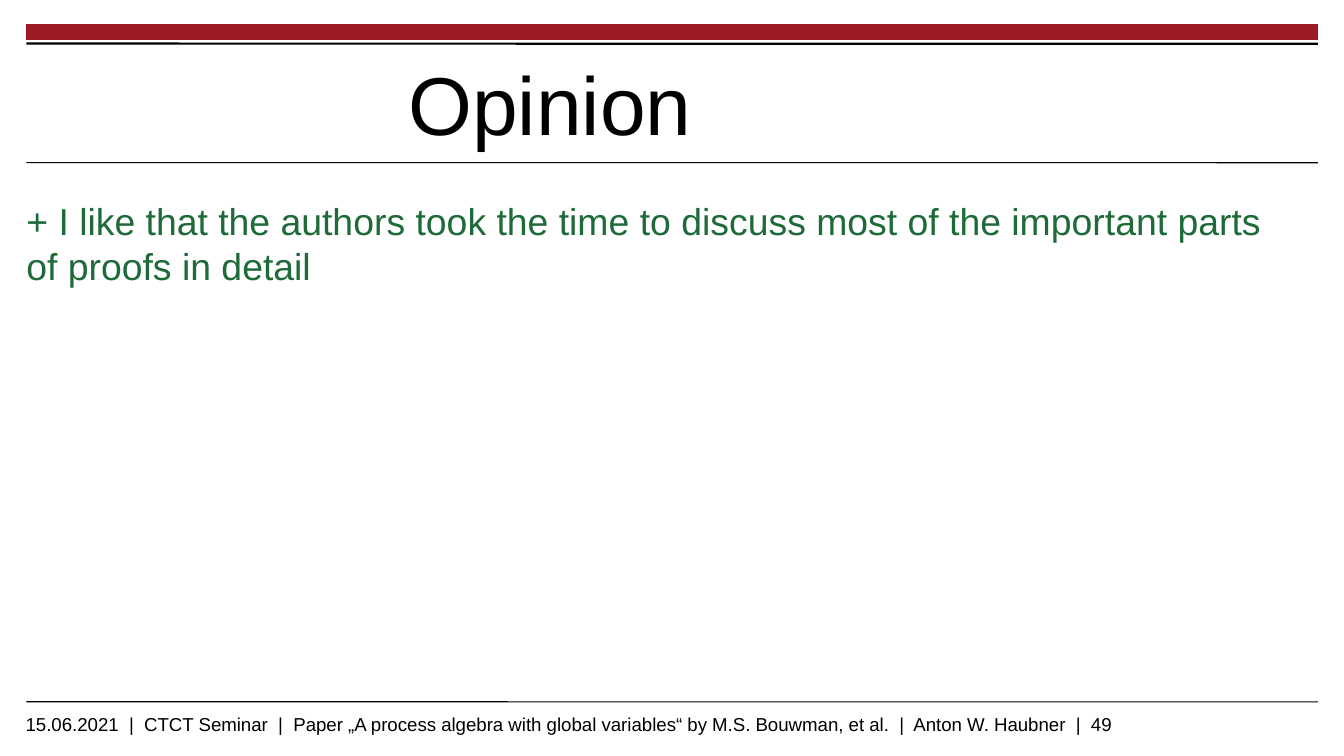
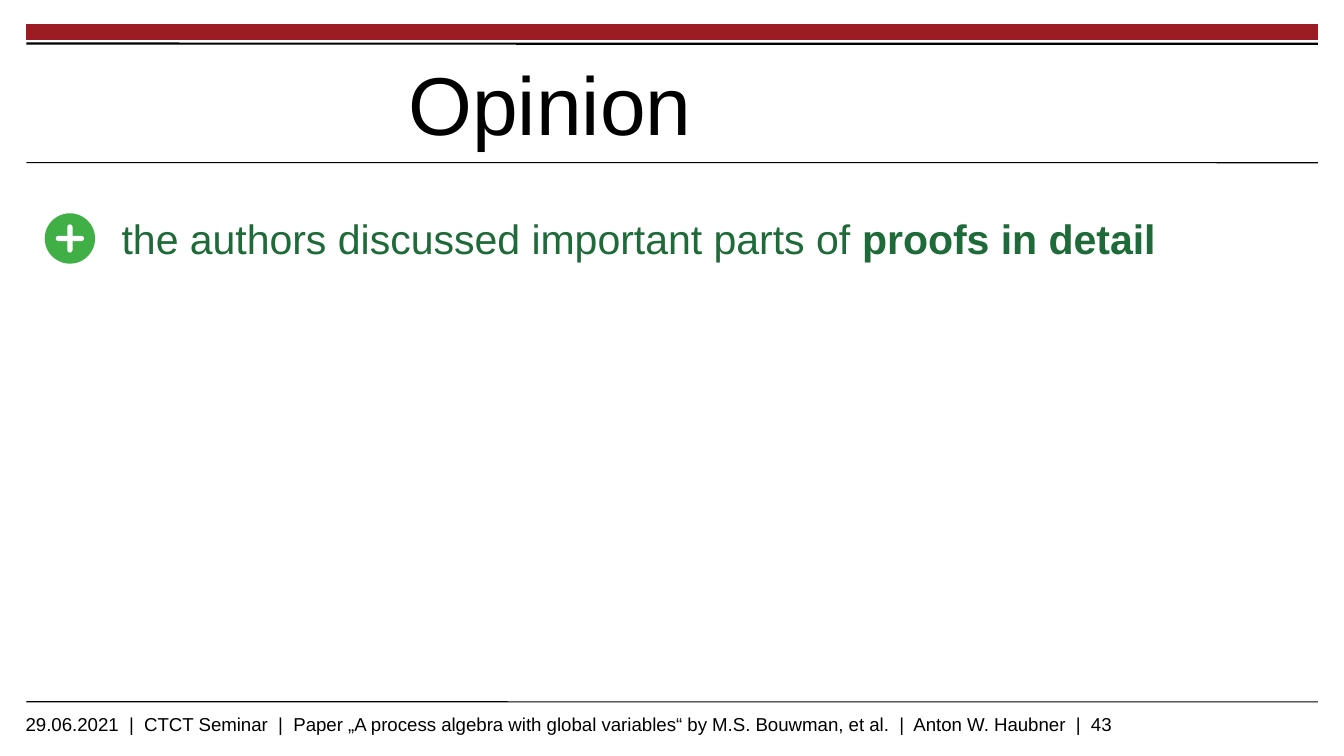
Before and after one commit to ahbnr/Seminar-Presentation-Current-Topics-In-Concurrency-Theory-2021, a slide deck: slide 43 of Presentations/Main Presentation/CTCT_MainPresentation_AntonWHaubner.odp (slide 49 before the commit). Drawn at 1344x756 pixels with LibreOffice and Linux fonts; fonts in the diff are those of the drawing; background and template pictures are left out. Boxes give left, top, right and bottom in pixels: in the first picture for what was removed or moved away, otherwise in the second. Text is boxed around its words. In the diff, an @@ line names an element or a change of style, - is before the commit and + after.

```diff
--- a/Presentations/Main Presentation/CTCT_MainPresentation_AntonWHaubner.odp
+++ b/Presentations/Main Presentation/CTCT_MainPresentation_AntonWHaubner.odp
@@ ellipse added at bbox=[44, 214, 94, 263], fill #3FAF46 @@
@@ freeform shape added at bbox=[55, 224, 83, 253], fill #FFFFFF @@
@@ text at bbox=[122, 224, 1156, 263]: text changed; size 20 to 22 pt @@
-+ I like that the authors took the time to discuss most of the important parts of proofs in detail
+the authors discussed important parts of proofs in detail
@@ text at bbox=[26, 717, 1112, 735]: text changed @@
-15.06.2021 | CTCT Seminar | Paper „A process algebra with global variables“ by M.S. Bouwman, et al. | Anton W. Haubner | 49
+29.06.2021 | CTCT Seminar | Paper „A process algebra with global variables“ by M.S. Bouwman, et al. | Anton W. Haubner | 43
```
Also in this commit, not shown: 26 other slides changed, 6 slides added, 11 slides removed.
